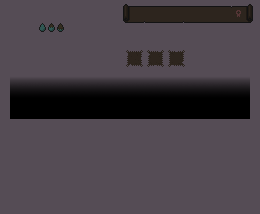
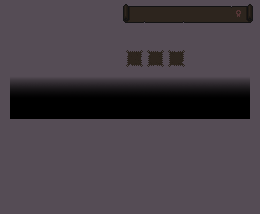
Layer changes from the first 260 x 214 image to the second:
removed group "Item Decay states" (3 layers) over box(39, 23, 64, 32)
removed layer "ItemPerishState1.png" from group "Item Decay states" over box(39, 23, 46, 32)
removed layer "ItemPerishState2.png" from group "Item Decay states" over box(48, 23, 55, 32)
removed layer "ItemPerishState3.png" from group "Item Decay states" over box(57, 23, 64, 32)
